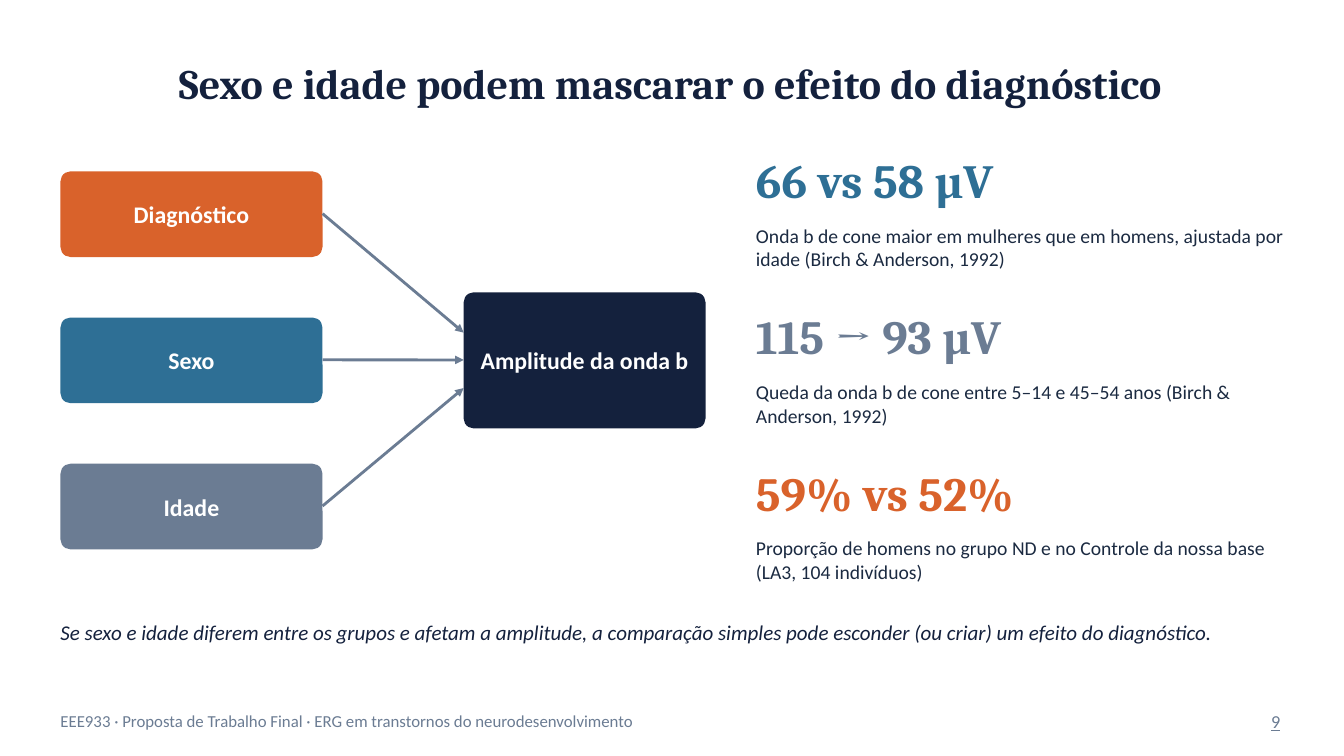
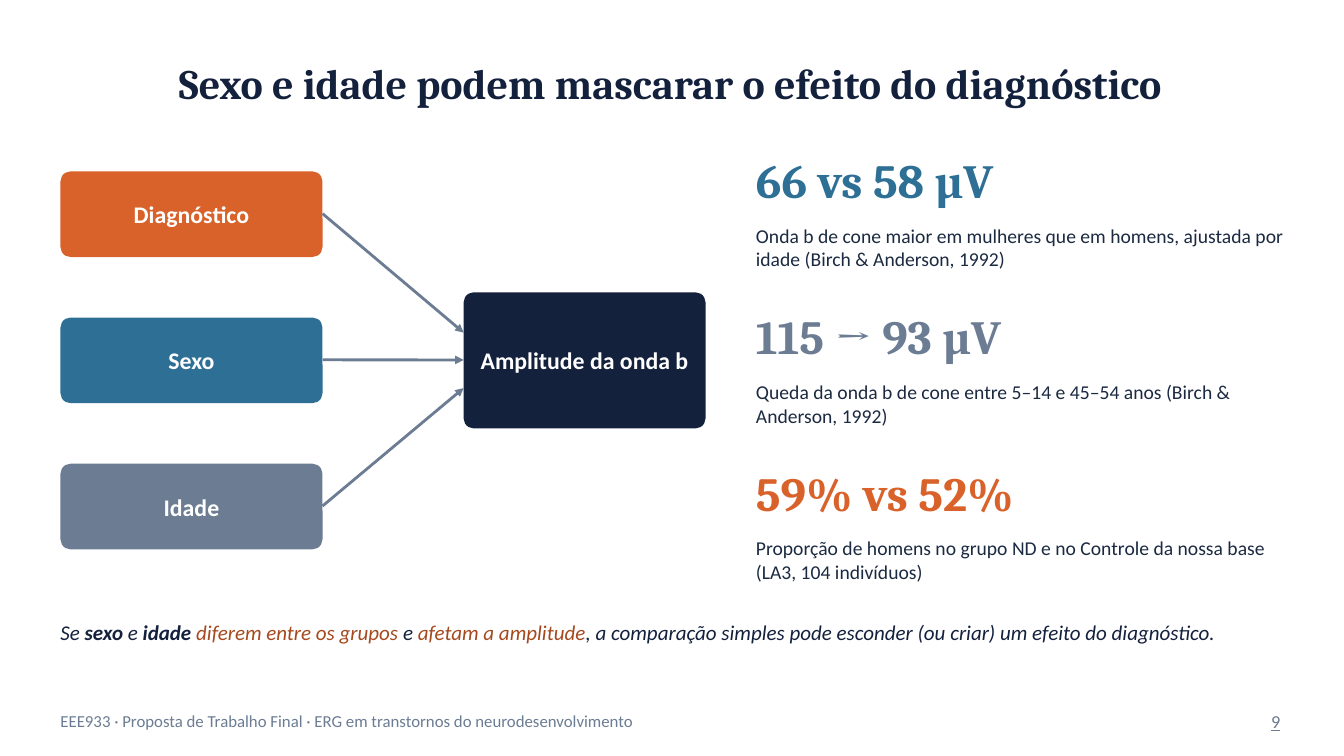
Before and after one commit to HenriqueMarquesCruz/ECs_EEE933, a slide deck: slide 9 of TrabalhoFinal/Proposta_ERG.pptx. Drawn at 1344x756 pixels with LibreOffice and Linux fonts; fonts in the diff are those of the drawing. Boxes give left, top, right and bottom in pixels: in the first picture for what was removed or moved away, otherwise in the second. Text is boxed around its words. In the diff, an @@ line names an element or a change of style, - is before the commit and + after.

```diff
--- a/TrabalhoFinal/Proposta_ERG.pptx
+++ b/TrabalhoFinal/Proposta_ERG.pptx
@@ text "Se sexo e idade diferem ..." at (60, 625, 1215, 644): text colour #14213D to #A5491E in "diferem entre os grupos afetam a amplitude,"; bold on in "sexo idade" @@
```
Also in this commit, not shown: 7 other slides changed, 1 other file.
